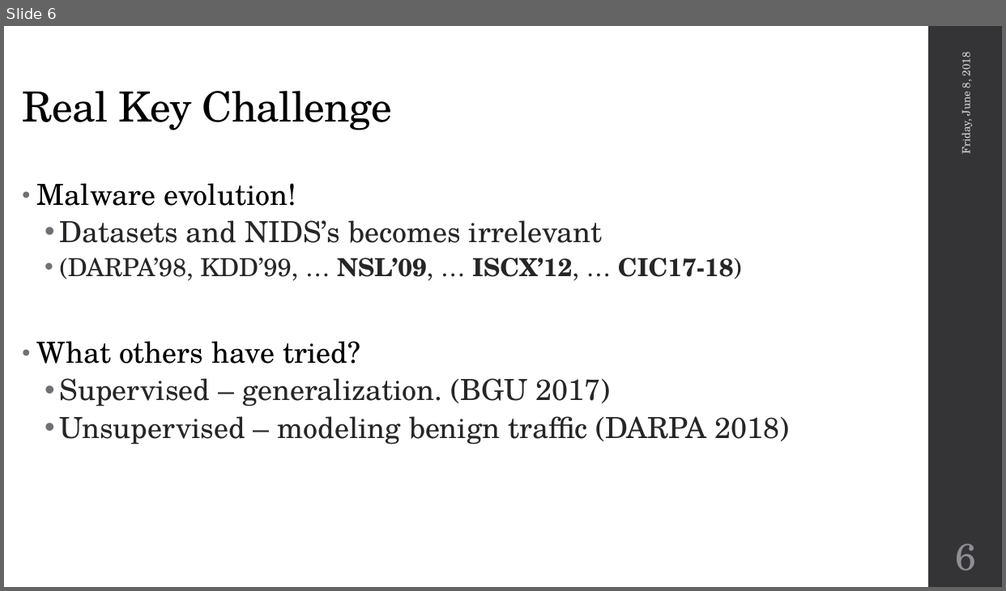
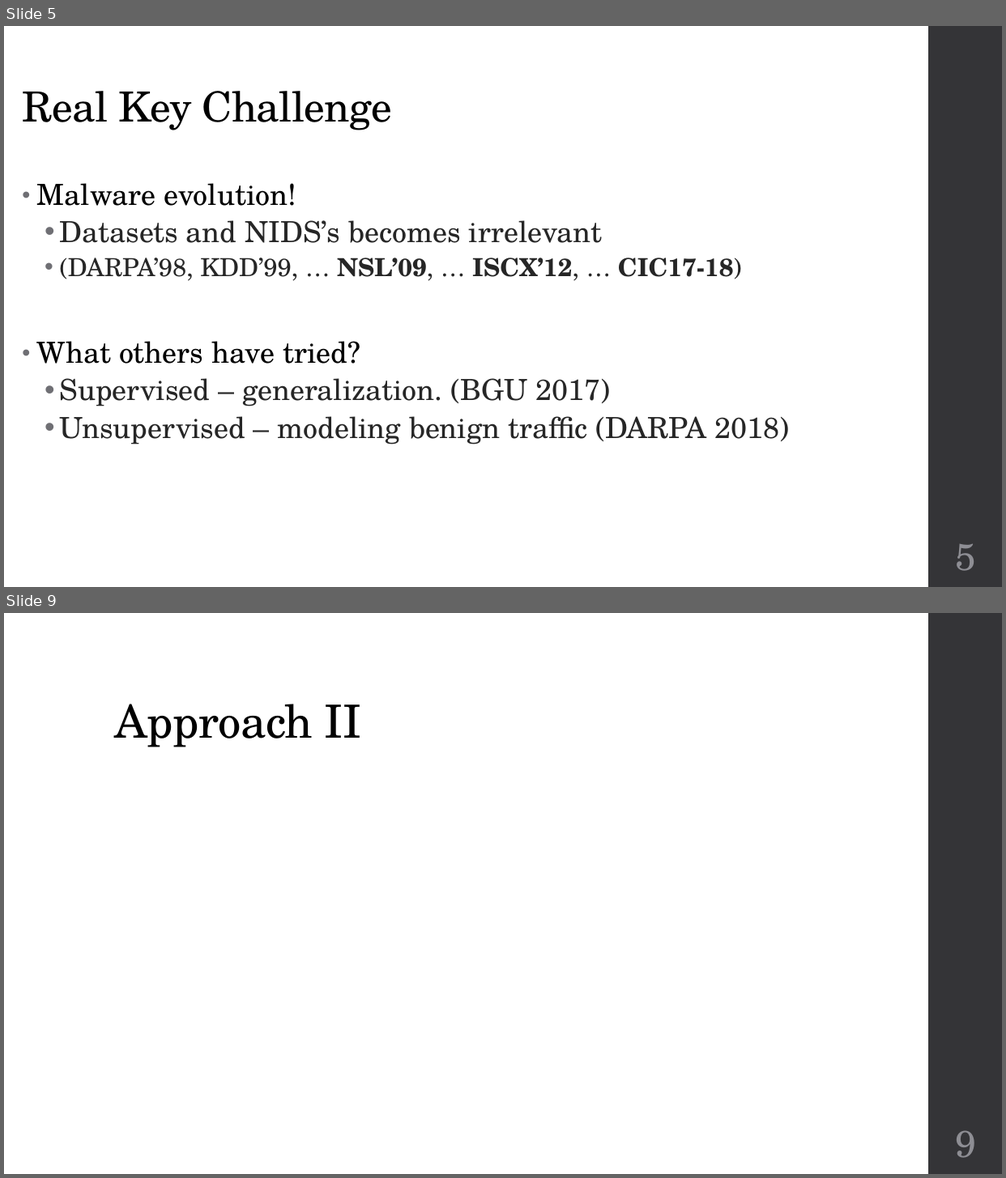
Before and after one commit to omerza/AnomalyDetection, a slide deck: omer_aryeh.pptx. Shown one above the other, each under a label of ours: slide 6 before the commit, slides 5 and 9 after it; the slides between them are not shown. The pictures are 1006x591 and 1006x1178 pixels, drawn with LibreOffice and Linux fonts; fonts in the diff are those of the drawing; background and template pictures are left out. Boxes give left, top, right and bottom in pixels: in the first picture for what was removed or moved away, otherwise in the second. Text is boxed around its words. In the diff, an @@ line names an element or a change of style, - is before the commit and + after.

```diff
--- a/omer_aryeh.pptx
+++ b/omer_aryeh.pptx
@@ slide 9 added at (4,613,1002,1174), background #FFFFFF; not listed: 1 template element that a slide beside it also shows @@
@@ title added at (115,704,361,747), 44 pt, text #000000 @@
+Approach II
@@ page number added at (955,1131,976,1158), 36 pt, text #8E8E94 @@
+9
@@ what was slide 6 is now slide 5 @@
@@ slide 5 changed as well @@
@@ text removed at (957,54,974,154) @@
-Friday, June 8, 2018
@@ page number at (955,544,976,571): text changed @@
-6
+5
```
Also in this commit, not shown: 4 other slides changed, 5 other slides added, 4 slides removed.
